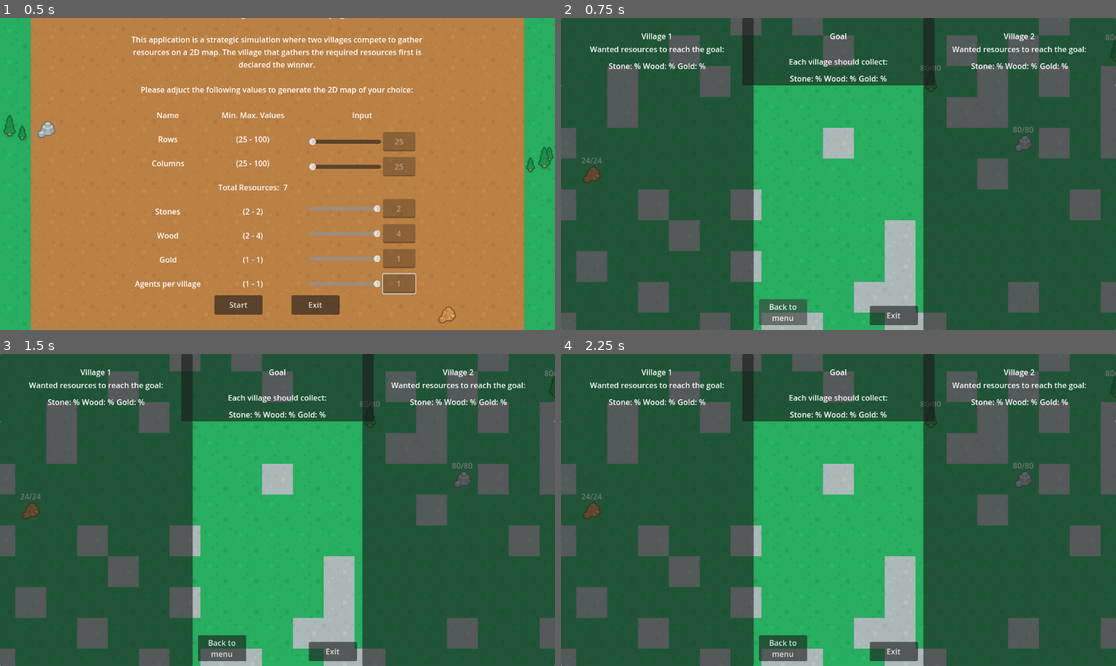
Above: before the commit, frames 1-4 (two rows, left to right).
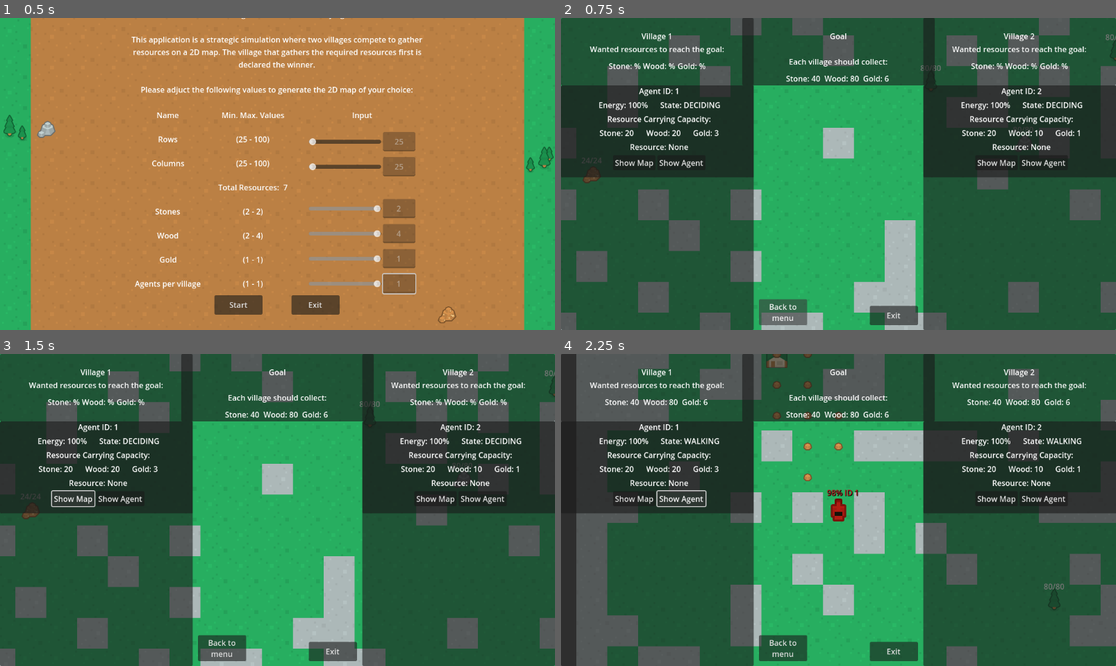
Above: after the commit, the same moments.

Repository: ApostolisSiampanis/intelligent-agents
Game: Godot game, scene res://scenes/input_screen.tscn
Two runs of this game, one before a commit and one after it. Both use one fixed random seed, a clock stepped at 60 frames per second and the inputs below.
Inputs (mouse positions are in pixels of both pictures, inside the frame that each line leads up to):
- Up to frame 1 (0.5 s): no input
- Up to frame 2 (0.75 s): click "Start" at 0.5 s
- Up to frame 3 (1.5 s): click (72, 497) at 1.25 s, where only the run after the commit has a clickable "Show Map"
- Up to frame 4 (2.25 s): click (683, 497) at 2 s, where only the run after the commit has a clickable "Show Agent"

Frame 1 is identical in both runs. In frame 2, 20% of the frame differs, in the area x 0-100%, y 18-52%; in frame 3, 20%; in frame 4, 50%, in the area x 0-100%, y 0-100%.
Error before the commit: Parse Error: Static function "resource_type_to_str()" not found in base "Village". (res://scripts/info_card.gd:45)

Commit message:
Update village.gd
- Add description to set_target_resource_quantity and resource_type_to_str functions.
- Remove the TODO from calc_capability function.

Diff:
--- a/scripts/village.gd
+++ b/scripts/village.gd
@@ -16,11 +16,22 @@
 
 static func set_target_resource_quantity(goal: Dictionary) -> void:
 	"""
-
+		Sets the target quantities for wood, stone, and gold based on
+		the provided dictionary.
 	"""
 	target_wood_quantity = goal.wood
 	target_stone_quantity = goal.stone
 	target_gold_quantity = goal.gold
+
+static func resource_type_to_str(type: ResourceType) -> String:
+	"""
+		Converts a ResourceType enum value to its corresponding string representation.
+	"""
+	match type:
+		ResourceType.WOOD: return 'wood'
+		ResourceType.STONE: return 'stone'
+		ResourceType.GOLD: return 'gold'
+		_: return 'resource'
 
 func add_agent(agent):
 	if agents.has(agent): return
@@ -59,7 +70,6 @@
 	return cap_dict
 
 func calc_capability(agent: Agent, resource_type: ResourceType) -> float:
-	# TODO: Do not calculate capability if one resource is left
 	var capability = calc_resource_significance_metric(resource_type)
 	if capability == 0.0: return capability
 
